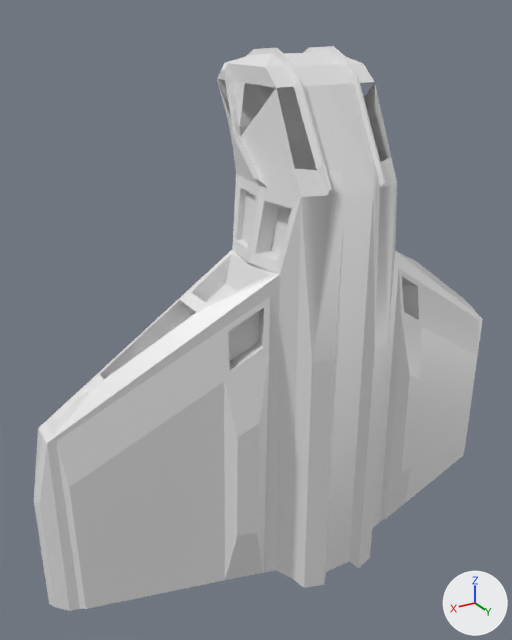
The FBX model Assets/Models/Ships/Ship1/Ships.fbx: old version first, new version second.
The view is the same before and after, from a 50 mm camera at (7.35, 9.97, 5.4) aimed at (0.83, -0.91, -0.04). The lights are fixed; the arrows at lower right show +X, +Y and +Z. Vertices at the same position are counted once.
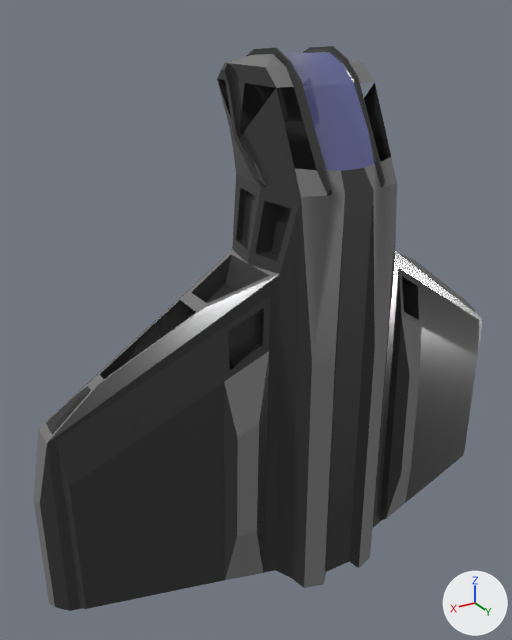
Where the change shows, as pixel boxes [x1, y1, x2, y2] in the pictures (512 x 640 px):
part 1 of me_cube_001, built on
    both: [303, 77, 378, 171]
part 2 of me_cube_001, recoloured (grey to black)
    both: [40, 46, 483, 611]
part 3 of me_cube_001, recoloured
    both: [34, 54, 422, 607]
part 4 of me_cube_001, recoloured (white to blue)
    both: [284, 52, 353, 86]

Edits to the bpy script that builds the scene:
```text
Add mat_main:
    mat_main = principled_material('Main')
    mat_main.base_color = (0.0317, 0.0317, 0.0317)  # black #323232
    mat_main.roughness = 0.219
Add mat_second:
    mat_second = principled_material('Second')
    mat_second.base_color = (0.181, 0.181, 0.181)  # grey #767676
    mat_second.roughness = 0.816
Add mat_glass:
    mat_glass = principled_material('Glass')
    mat_glass.base_color = (0.116, 0.126, 0.293)  # blue #606393
    mat_glass.roughness = 0.0
Change me_cube_001:
    used by ob_cube; location = (0.0, 0.0, 0.0)
    verts and faces of me_cube_001; kept vertices keep their numbers, new ones are numbered from 1598
    before: 79 (-0.24, 0.79, 3.09) at pixel (364, 167), 86 (-0.54, 0.01, 4.35) at pixel (353, 83), 89 (-0.52, 0.71, 3.12) at pixel (374, 163), 96 (-0.56, 0.06, 4.45) at pixel (356, 77), 103 (-0.55, 0.76, 3.21) at pixel (377, 157)
    before: 794 (0.0, 0.01, 4.35) at pixel (327, 84), 884 (0.24, 0.79, 3.09) at pixel (340, 170), 885 (0.0, 0.79, 3.08) at pixel (352, 169), 892 (0.54, 0.01, 4.35), 895 (0.52, 0.71, 3.12)
    before: 902 (0.56, 0.06, 4.45) at pixel (301, 80), 909 (0.55, 0.76, 3.21) at pixel (324, 164)
    remove me_cube_001.from_pydata(...)  # 1598 vertices, 1318 faces; spans x -5.43..5.43, y -1.99..1.14, z -5.2..5.18
    add me_cube_001.from_pydata(...)  # 1603 vertices, 1322 faces; spans x -5.43..5.43, y -1.99..1.14, z -5.2..5.18
    me_cube_001 part 1
    add delete_faces([(79, 89, 86, 794), (79, 794, 885), (86, 89, 103, 96), (794, 892, 895, 884), (794, 884, 885), (892, 902, 909, 895)])
    add verts[1598] = (0.53, 0.48, 3.64)  # pixel (316, 134)
    add verts[1599] = (0.0, 0.49, 3.67)  # pixel (343, 130)
    add verts[1600] = (-0.13, 0.5, 3.66)  # pixel (349, 130)
    add verts[1601] = (0.13, 0.49, 3.67)  # pixel (336, 131)
    add verts[1602] = (-0.53, 0.49, 3.62)  # pixel (368, 131)
    add faces += [(79, 89, 1602, 1600), (79, 1600, 1599, 885), (884, 1601, 1598, 895), (884, 885, 1599, 1601), (86, 794, 1600, 1602), (794, 1601, 1599)]  # mat_glass (blue #606493)
    add faces += [(794, 892, 1598, 1601), (794, 1599, 1600)]  # mat_glass (blue #606493)
    add faces += [(86, 1602, 89, 103, 96), (892, 902, 909, 895, 1598)]  # mat_main (black #323232)
    me_cube_001 part 2: 1234 faces spanning x -5.43..5.43, y -1.99..1.14, z -5.2..4.91 switch from mat_material_001 (white #e7e7e7) to mat_main (black #323232)
    me_cube_001 part 3: 70 faces spanning x -5.43..5.43, y -1.99..1.14, z -5.2..4.81 switch from mat_material_001 (white #e7e7e7) to mat_second (grey #767676)
    me_cube_001 part 4: 8 faces spanning x -0.55..0.55, y -1.65..0.01, z 4.35..4.81 switch from mat_material_001 (white #e7e7e7) to mat_glass (blue #606493)
```
